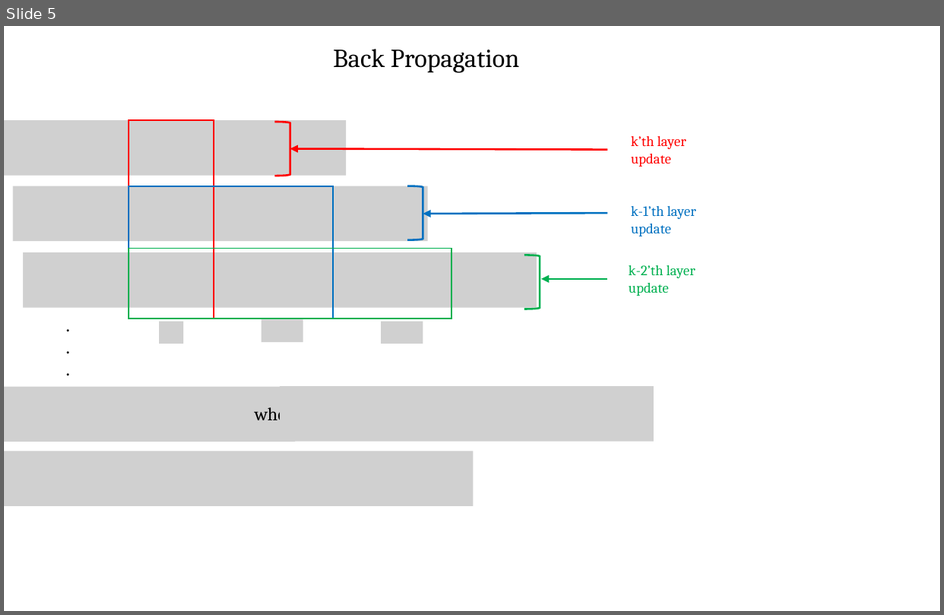
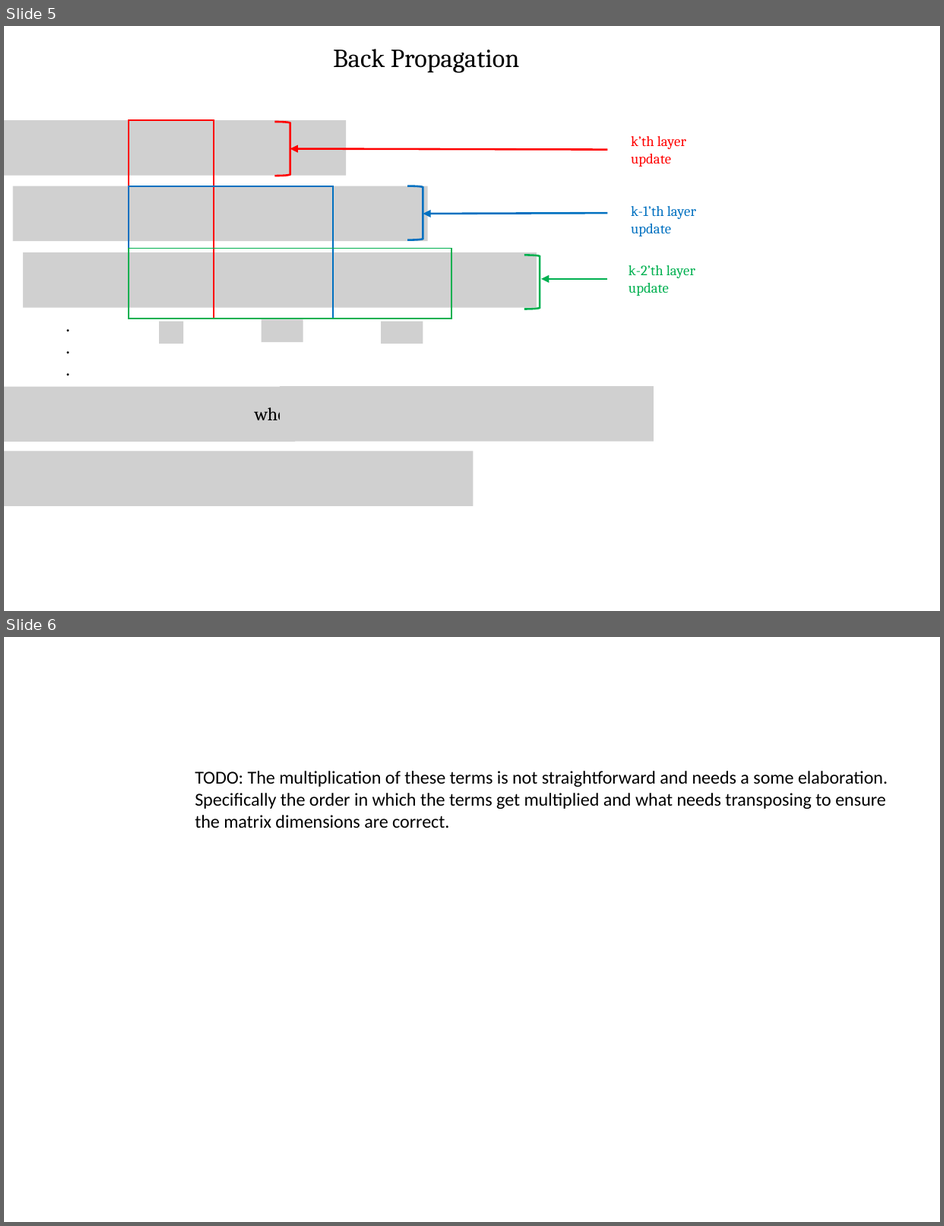
Before and after one commit to MaxMenenberg/CourseraDeepLearning, a slide deck: Course #1 Neural Networks and Deep Learning/Neural Networks/NeuralNetworkModel.pptx. Shown one above the other, each under a label of ours: slide 5 before the commit, slides 5 and 6 after it. The pictures are 944x615 and 944x1226 pixels, drawn with LibreOffice and Linux fonts; fonts in the diff are those of the drawing; grey boxes stand for pictures. Boxes give left, top, right and bottom in pixels: in the first picture for what was removed or moved away, otherwise in the second. Text is boxed around its words. In the diff, an @@ line names an element or a change of style, - is before the commit and + after.

```diff
--- a/Course #1 Neural Networks and Deep Learning/Neural Networks/NeuralNetworkModel.pptx
+++ b/Course #1 Neural Networks and Deep Learning/Neural Networks/NeuralNetworkModel.pptx
@@ slide 6 added at <box>4,637,940,1222</box>, background #FFFFFF @@
@@ text added at <box>195,771,888,828</box>, 14 pt, text #000000 @@
+TODO: The multiplication of these terms is not straightforward and needs a some elaboration.
+Specifically the order in which the terms get multiplied and what needs transposing to ensure
+the matrix dimensions are correct.
```
Also in this commit, not shown: 2 other files.
